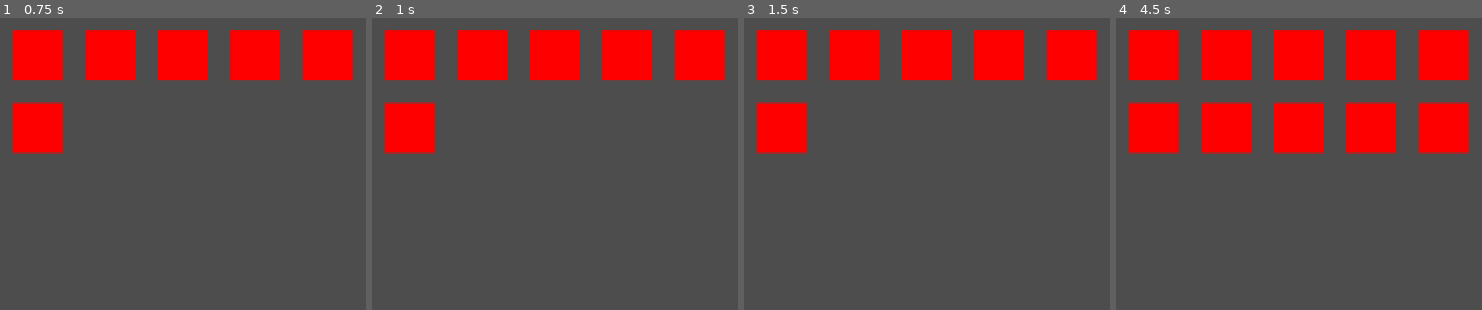
Above: before the commit, frames 1-4 (left to right).
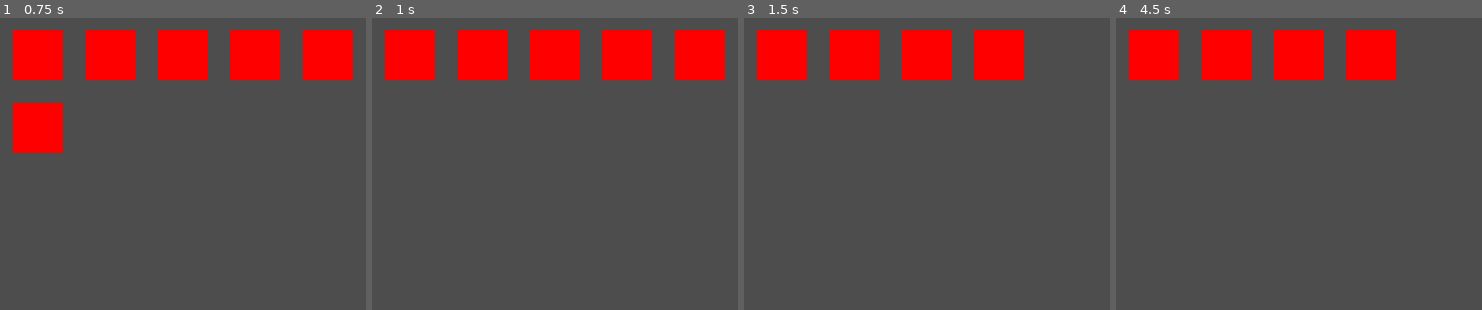
Above: after the commit, the same moments.

Repository: Drajnoth/zeldot
Game: Godot game, scene res://Resources/Scenes/game_ui.tscn
The game is run twice, just before and just after one commit, with the same random seed, the same clock (stepped at 60 frames per second) and the same inputs. This scene is started directly instead of the project's main scene.
Inputs:
- Up to frame 1 (0.75 s): tap Enter at 0.5 s; hold D from 0.53 s (still down); tap W (w) at 0.6 s
- Up to frame 2 (1 s): keep holding D; tap S (s, bound only after the commit) at 0.8 s
- Up to frame 3 (1.5 s): tap Space at 1.25 s; release D at 1.28 s; hold Down from 1.28 s (still down); tap S (s, bound only after the commit) at 1.35 s
- Up to frame 4 (4.5 s): tap W (w) at 1.55, 2.1, 3.05, 3.6 s; tap Enter at 2, 3.5 s; release Down at 2.03 s; hold D 2.03-2.78 s; tap S (s, bound only after the commit) at 2.3, 2.85, 3.8, 4.35 s; tap Space at 2.75, 4.25 s; hold Up 2.78-3.53 s; hold A from 3.53 s (still down)

Frame 1 is identical in both runs. In frame 2, 2.5% of the frame differs, in the area x 3-18%, y 28-47%; in frame 3, 5.0%; in frame 4, 15%, in the area x 3-97%, y 4-47%.

Commit message:
Fixed heart array position underflow.

Diff:
--- a/Scripts/PlayerHearts/Hearts.gd
+++ b/Scripts/PlayerHearts/Hearts.gd
@@ -18,6 +18,7 @@
 )
 var heart_color: Color = Color(55, 0, 0, 255)
 var hearts_position_array: Array[Vector2] = []
+var hearts_position_array_locked = false
 
 #Initialize new hearts script.
 @onready var hearts_script = %HeartsScript
@@ -45,7 +46,7 @@
 		hearts_position_array[i].x = heart_position_x
 		heart_position_x += hearts_distance_to_each_x
 
-func append_hearts_positions():
+func append_hearts_position():
 	#Get last array index position.
 	var heart_position_start = 0
 	var heart_position_x = hearts_position_array.back().x
@@ -62,12 +63,28 @@
 	#Append new heart position to array.
 	hearts_position_array.append(Vector2(heart_position_x, heart_position_y))
 
+func remove_hearts_position():
+	if !hearts_position_array_locked:
+		hearts_position_array.pop_back()
+		if hearts_script.get_heart_amount() == 0:
+			lock_hearts_positions()
+
+#Lock adding or removing hearts from the array to avoid array underflow.
+func lock_hearts_positions():
+	hearts_position_array_locked = true
+
+func unlock_hearts_positions():
+	hearts_position_array_locked = false
+
 func _ready():
 	init_hearts_positions()
 
 func _physics_process(_delta):
-	if hearts_script.add_heart_input and hearts_script.get_heart_amount() != hearts_position_array.size():
-		append_hearts_positions()
+	print(hearts_script.get_heart_amount())
+	if hearts_script.add_heart_input and hearts_script.get_heart_amount() != hearts_position_array.size() and !hearts_position_array_locked:
+		append_hearts_position()
+	if hearts_script.remove_heart_input:
+		remove_hearts_position()
 	queue_redraw()
 
 func _draw():
--- a/Scripts/PlayerHearts/HeartsScript.gd
+++ b/Scripts/PlayerHearts/HeartsScript.gd
@@ -2,26 +2,33 @@
 extends Node
 
 var heart_amount: int
+var heart_amount_limit: int = 50
+var heart_amount_minimum = 0
 var add_heart_input: bool = false
+var remove_heart_input: bool = false
 
-func _physics_process(delta):
+func _physics_process(_delta):
 	add_heart_input = Input.is_action_just_pressed("w")
+	remove_heart_input = Input.is_action_just_pressed("s")
 	if add_heart_input:
 		set_heart_amount(get_heart_amount() + 1)
+	if remove_heart_input:
+		set_heart_amount(get_heart_amount() - 1)
 
 func _init():
 	set_heart_amount(5)
 
+func set_heart_amount(s_heart_amount: int) -> void:
+	heart_amount = limit_heart_amount(s_heart_amount)
+
 func get_heart_amount() -> int:
 	return heart_amount
 
-func set_heart_amount(s_heart_amount: int) -> void:
-	heart_amount = limit_heart_amount(s_heart_amount)
-
 func limit_heart_amount(h_heart_amount: int) -> int:
-	var heart_amount_limit: int = 50
 	if h_heart_amount > heart_amount_limit:
 		print("You have exceeded your Health limit!")
 		return heart_amount_limit
+	elif h_heart_amount == heart_amount_minimum or h_heart_amount <= heart_amount_minimum:
+		return heart_amount_minimum
 	else:
 		return h_heart_amount
--- a/project.godot
+++ b/project.godot
@@ -36,6 +36,11 @@
 "events": [Object(InputEventKey,"resource_local_to_scene":false,"resource_name":"","device":-1,"window_id":0,"alt_pressed":false,"shift_pressed":false,"ctrl_pressed":false,"meta_pressed":false,"pressed":false,"keycode":0,"physical_keycode":87,"key_label":0,"unicode":119,"echo":false,"script":null)
 ]
 }
+s={
+"deadzone": 0.5,
+"events": [Object(InputEventKey,"resource_local_to_scene":false,"resource_name":"","device":-1,"window_id":0,"alt_pressed":false,"shift_pressed":false,"ctrl_pressed":false,"meta_pressed":false,"pressed":false,"keycode":0,"physical_keycode":83,"key_label":0,"unicode":115,"echo":false,"script":null)
+]
+}
 
 [rendering]
 
